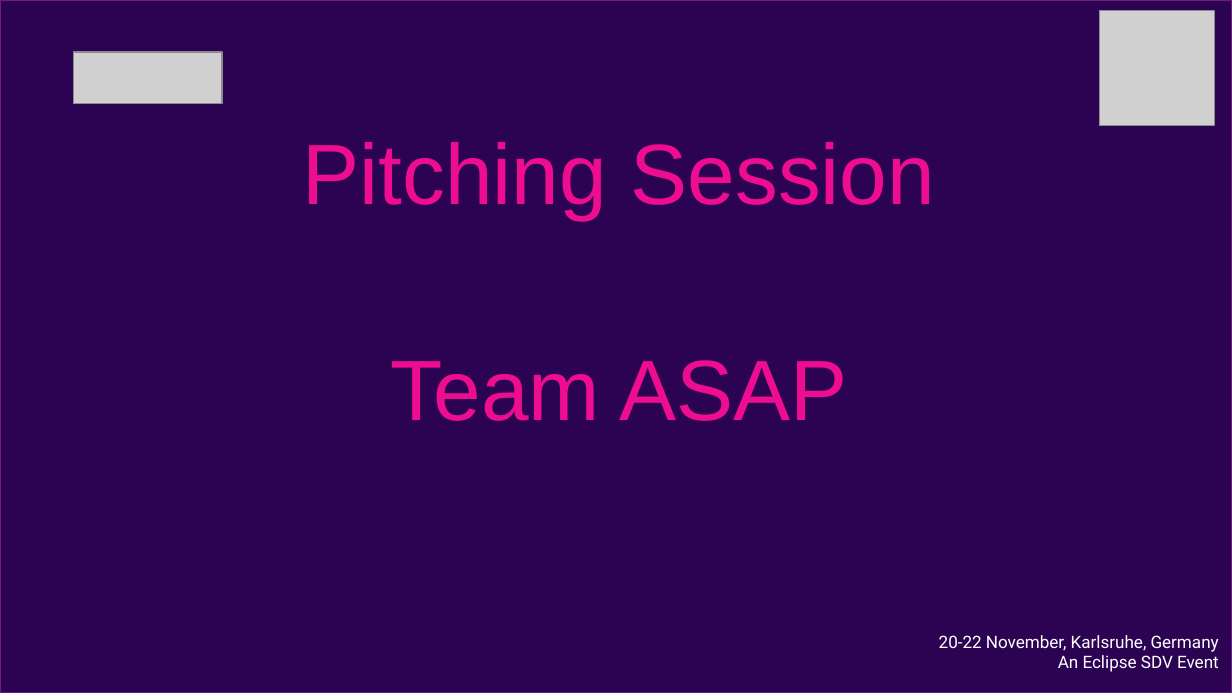
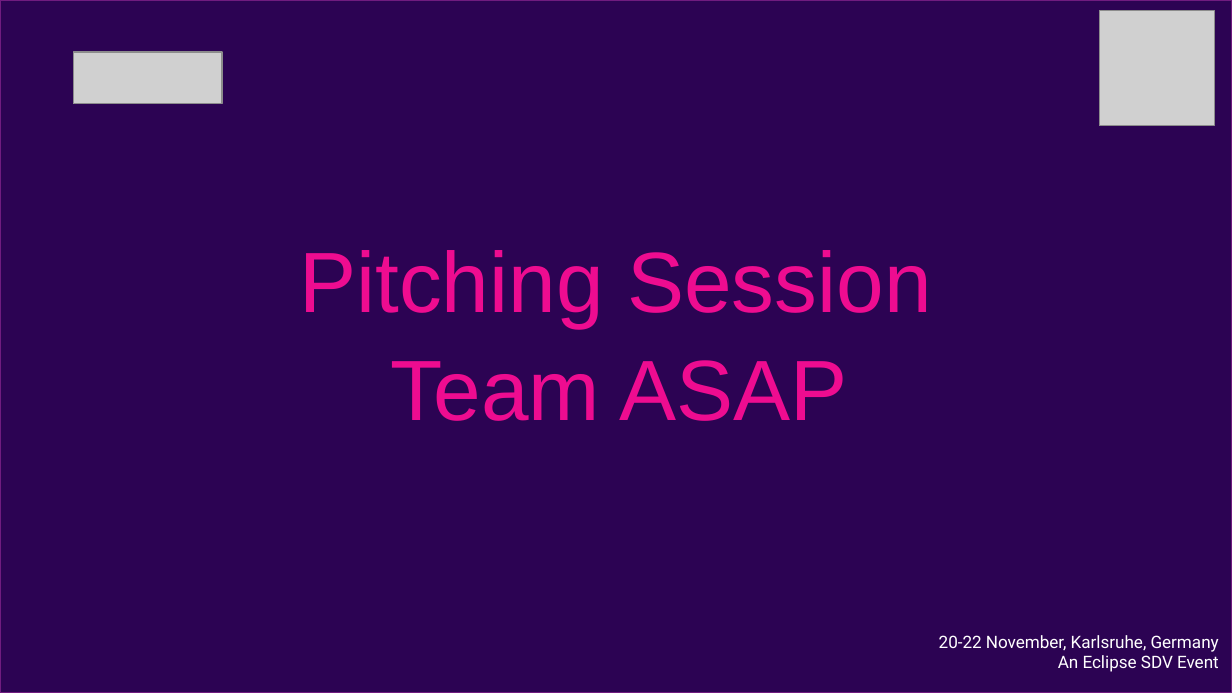
Before and after one commit to Eclipse-SDV-Hackathon-Chapter-Two/ASAP, a slide deck: slide 1 of SDV_Hackathon_Pitching_ASAP.pptx (slide 2 before the commit). Drawn at 1232x693 pixels with LibreOffice and Linux fonts; fonts in the diff are those of the drawing; grey boxes stand for pictures. Boxes give left, top, right and bottom in pixels: in the first picture for what was removed or moved away, otherwise in the second. Text is boxed around its words. In the diff, an @@ line names an element or a change of style, - is before the commit and + after.

```diff
--- a/SDV_Hackathon_Pitching_ASAP.pptx
+++ b/SDV_Hackathon_Pitching_ASAP.pptx
@@ text "Pitching Session" moved from (x1=303, y1=142, x2=935, y2=219) to (x1=299, y1=250, x2=931, y2=327) @@
```
Also in this commit, not shown: 3 other slides changed, 3 slides added, 12 slides removed.
